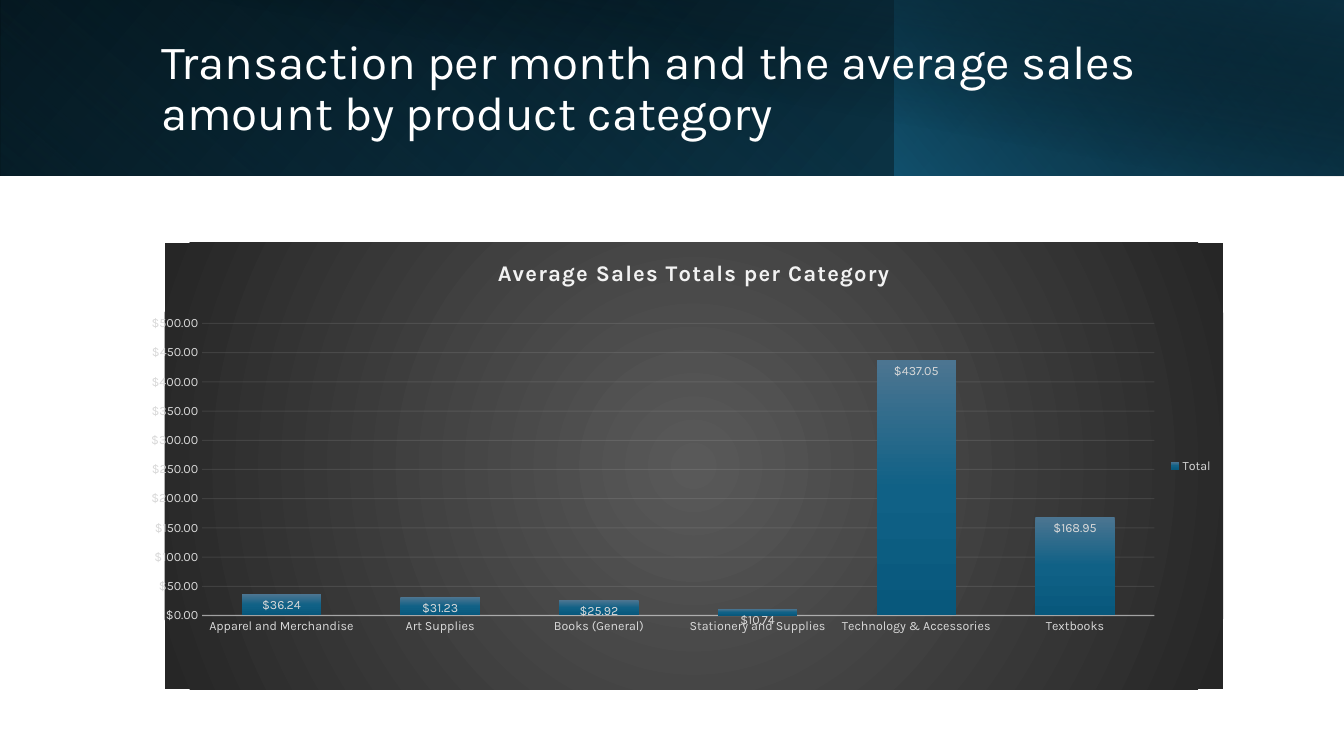
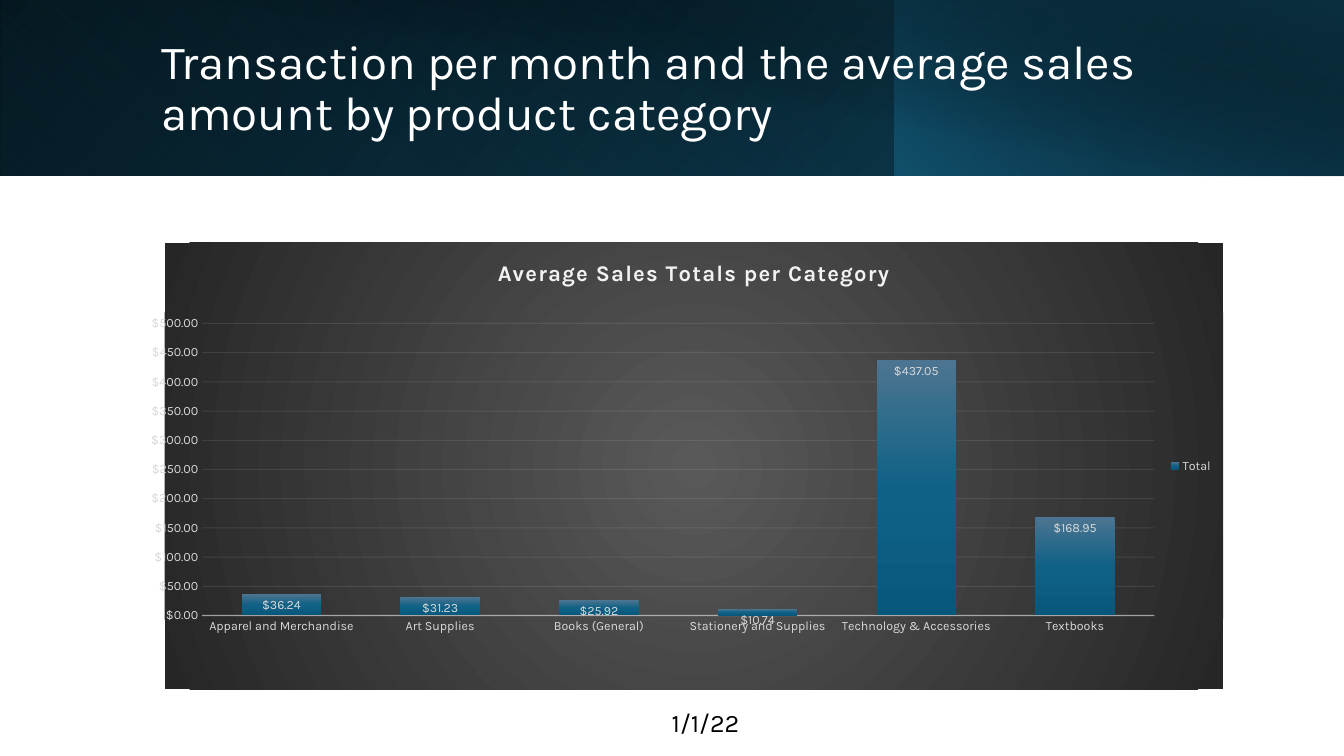
Before and after one commit to CA2560/-Capstone_1, a slide deck: slide 7 of Arellano_capstone_presentation.pptx. Drawn at 1344x756 pixels with LibreOffice and Linux fonts; fonts in the diff are those of the drawing. Boxes give left, top, right and bottom in pixels: in the first picture for what was removed or moved away, otherwise in the second. Text is boxed around its words. In the diff, an @@ line names an element or a change of style, - is before the commit and + after.

Commit message:
Adding in date in second chart
data from example of the pivot chart.

```diff
--- a/Arellano_capstone_presentation.pptx
+++ b/Arellano_capstone_presentation.pptx
@@ text added at <box>672,713,740,734</box>, 18 pt, text #000000 @@
+1/1/22
```
